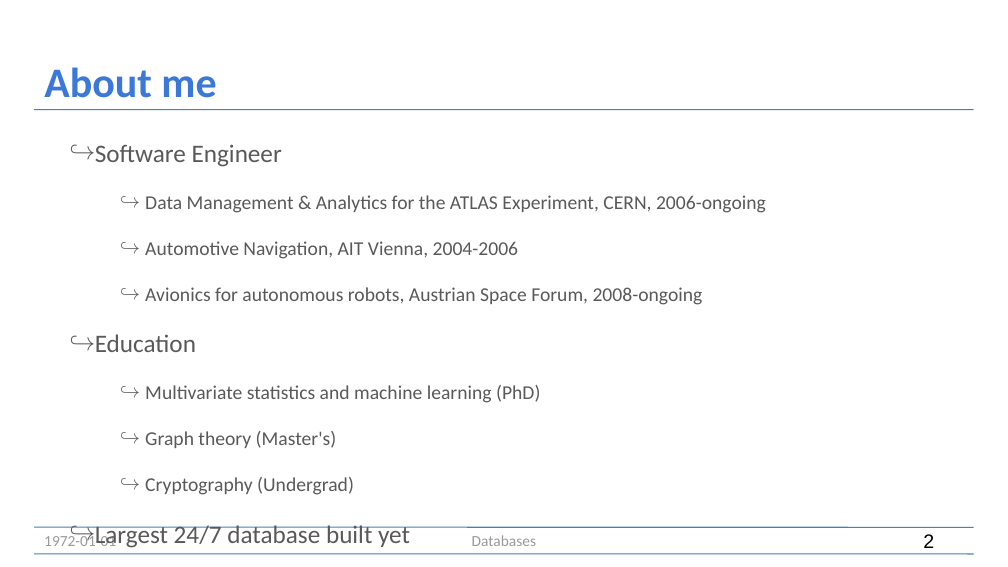
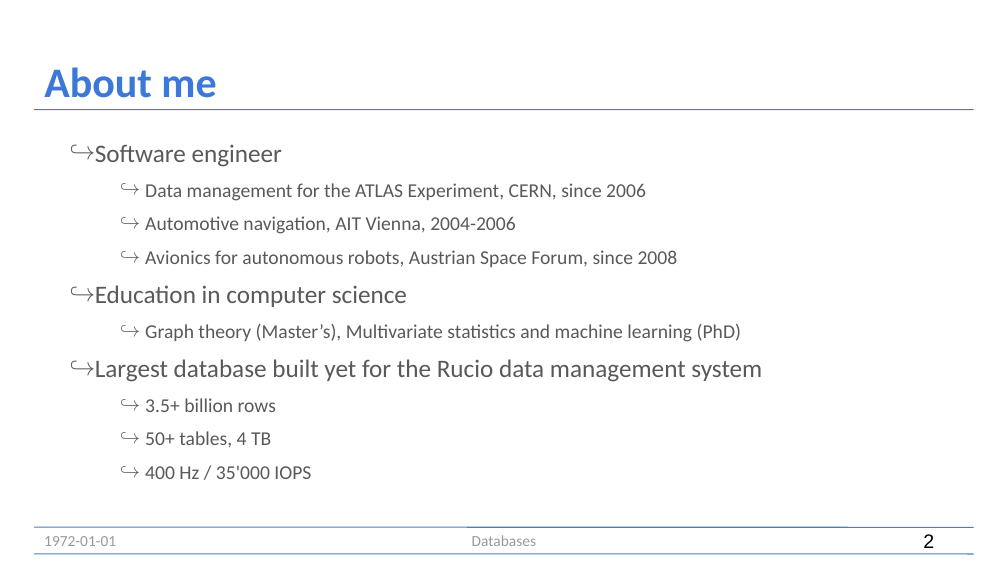
Before and after one commit to mlassnig/Databases-Introductory-Course, a slide deck: slide 2 of slides/Databases.odp. Drawn at 1008x567 pixels with LibreOffice and Linux fonts; fonts in the diff are those of the drawing. Boxes give left, top, right and bottom in pixels: in the first picture for what was removed or moved away, otherwise in the second. Text is boxed around its words. In the diff, an @@ line names an element or a change of style, - is before the commit and + after.

Commit message:
slide updates

```diff
--- a/slides/Databases.odp
+++ b/slides/Databases.odp
@@ text at <box>95,144,762,479</box>: text changed @@
-↪ Software Engineer
-  ↪ Data Management & Analytics for the ATLAS Experiment, CERN, 2006-ongoing
-  ↪ Automotive Navigation, AIT Vienna, 2004-2006
-  ↪ Avionics for autonomous robots, Austrian Space Forum, 2008-ongoing
-↪ Education
-  ↪ Multivariate statistics and machine learning (PhD)
-  ↪ Graph theory (Master's)
-  ↪ Cryptography (Undergrad)
-↪ Largest 24/7 database built yet
-  ↪ 3+ billion rows
-  ↪ 35'000 IOPS
+↪ Software engineer
+  ↪ Data management for the ATLAS Experiment, CERN, since 2006
+  ↪ Automotive navigation, AIT Vienna, 2004-2006
+  ↪ Avionics for autonomous robots, Austrian Space Forum, since 2008
+↪ Education in computer science
+  ↪ Graph theory (Master’s), Multivariate statistics and machine learning (PhD)
+↪ Largest database built yet for the Rucio data management system
+  ↪ 3.5+ billion rows
+  ↪ 50+ tables, 4 TB
+  ↪ 400 Hz / 35'000 IOPS
```
Also in this commit, not shown: 21 other slides changed, 2 slides removed, 1 other file.
